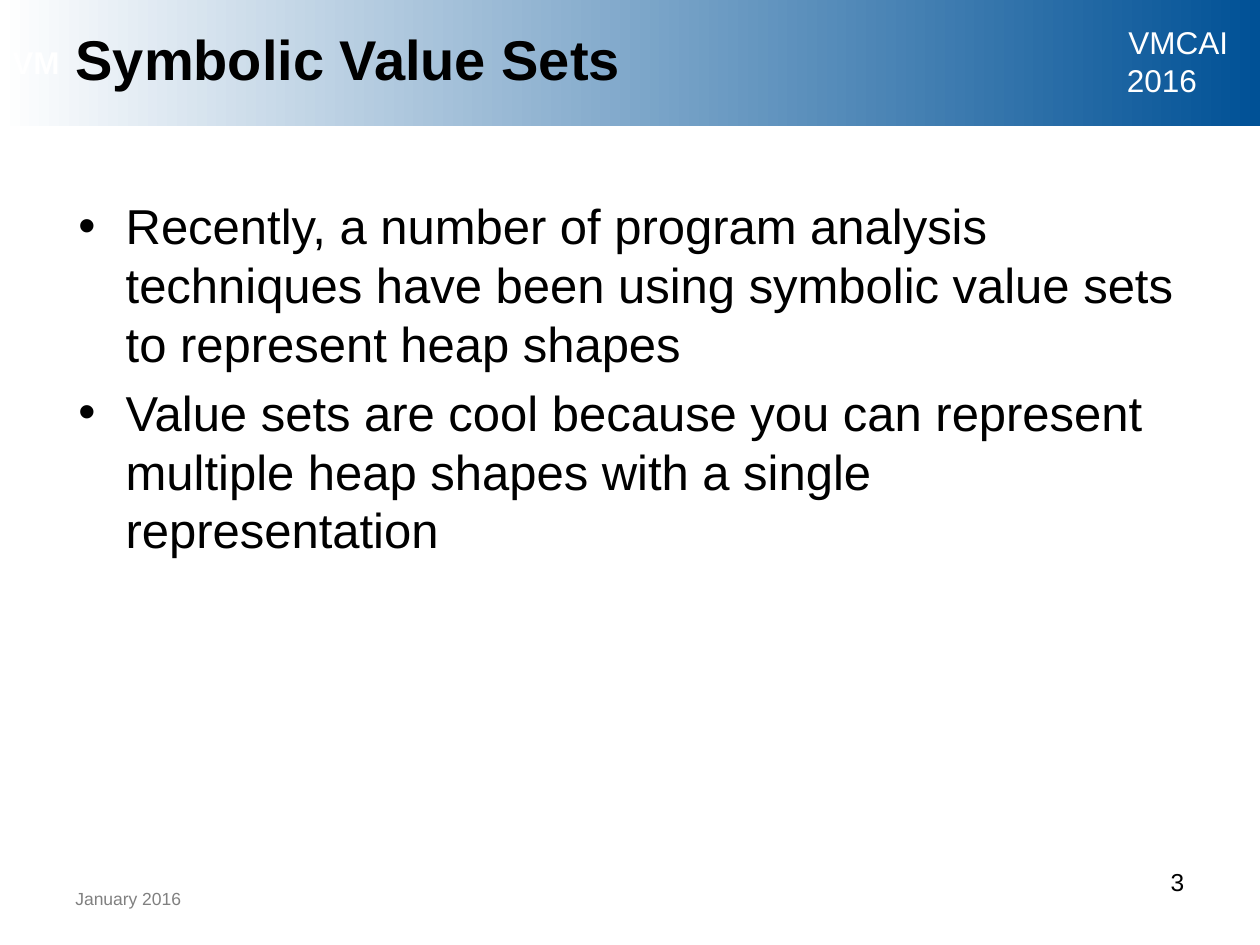
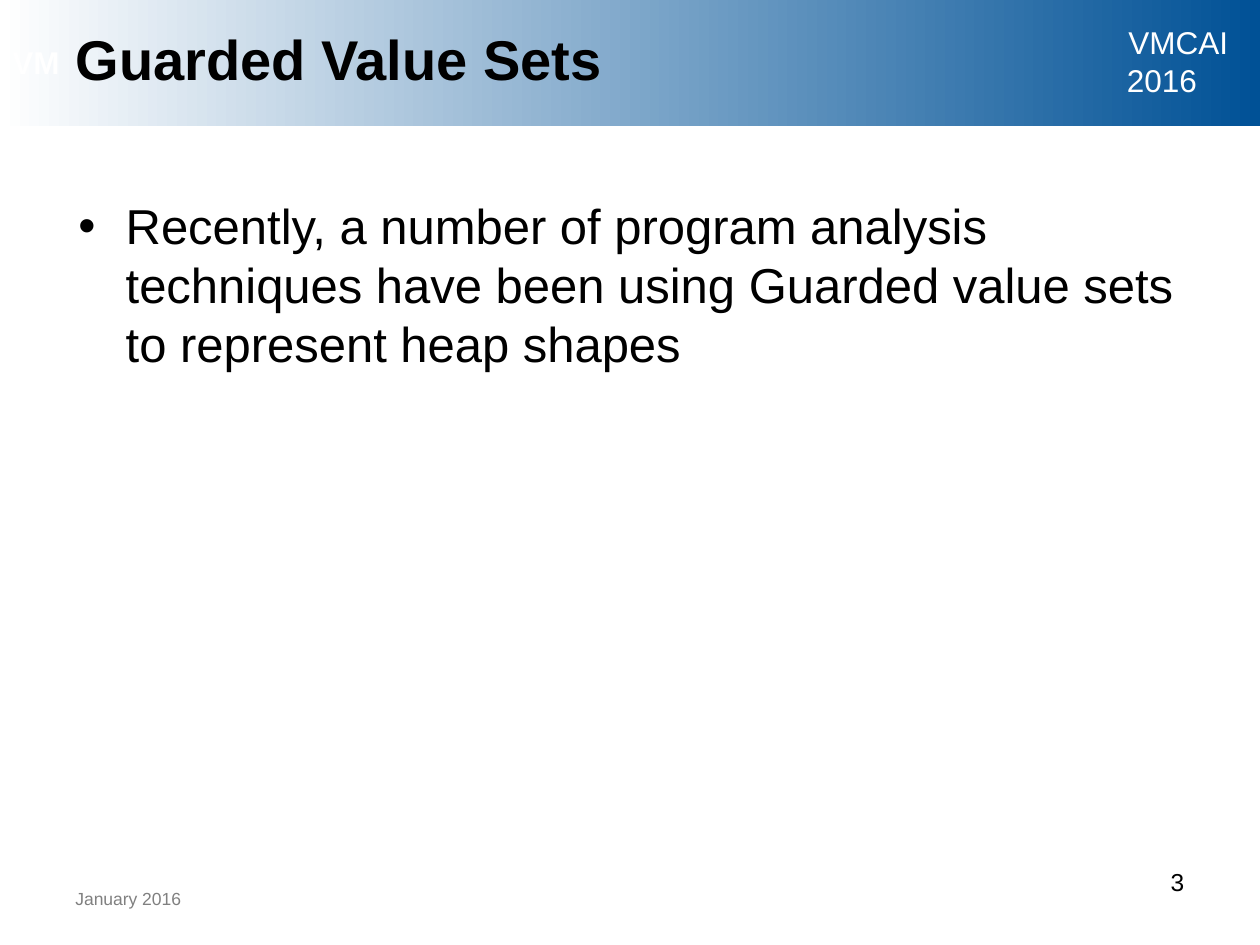
Before and after one commit to ericmercer/uber-lazy, a slide deck: slide 3 of vmcai-2016-slides/vmcai_presentation.pptx. Drawn at 1260x945 pixels with LibreOffice and Linux fonts; fonts in the diff are those of the drawing; background and template pictures are left out. Boxes give left, top, right and bottom in pixels: in the first picture for what was removed or moved away, otherwise in the second. Text is boxed around its words. In the diff, an @@ line names an element or a change of style, - is before the commit and + after.

Commit message:
added some more slides from the old presentation

```diff
--- a/vmcai-2016-slides/vmcai_presentation.pptx
+++ b/vmcai-2016-slides/vmcai_presentation.pptx
@@ title at (x1=76, y1=39, x2=601, y2=81): text changed @@
-Symbolic Value Sets
+Guarded Value Sets
@@ text at (x1=126, y1=208, x2=1173, y2=372): text changed @@
-• Recently, a number of program analysis techniques have been using symbolic value sets to represent heap shapes
-• Value sets are cool because you can represent multiple heap shapes with a single representation
+• Recently, a number of program analysis techniques have been using Guarded value sets to represent heap shapes
```
Also in this commit, not shown: 5 other slides changed, 15 slides added.
